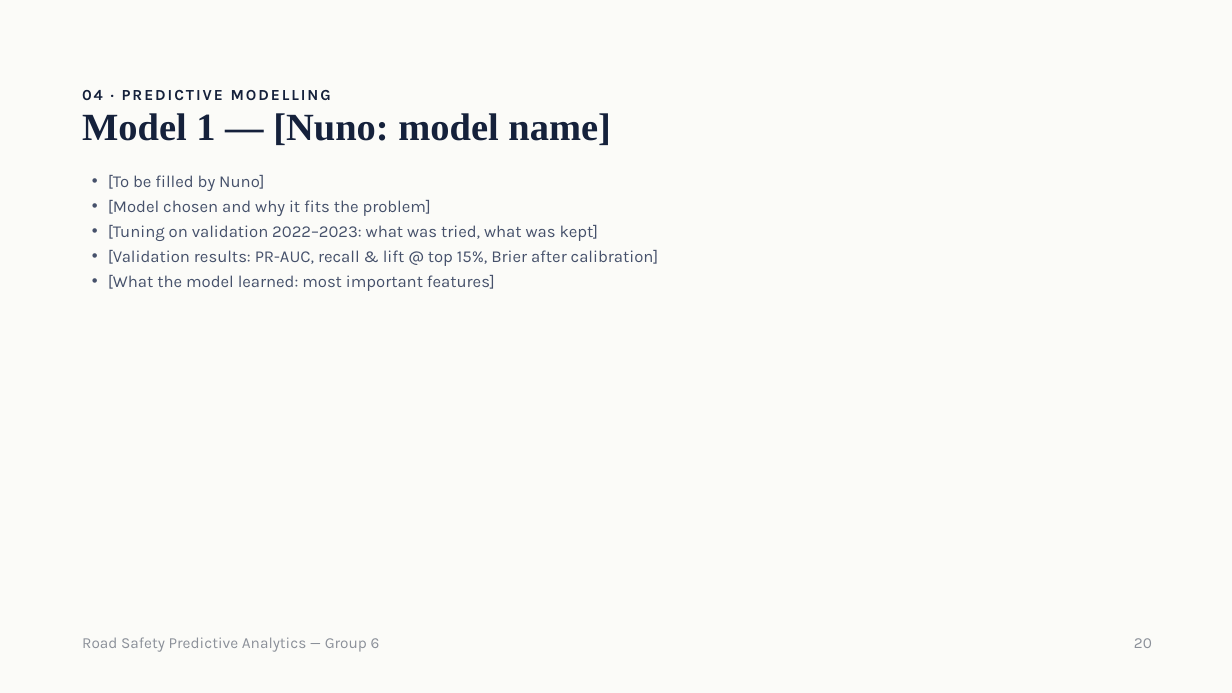
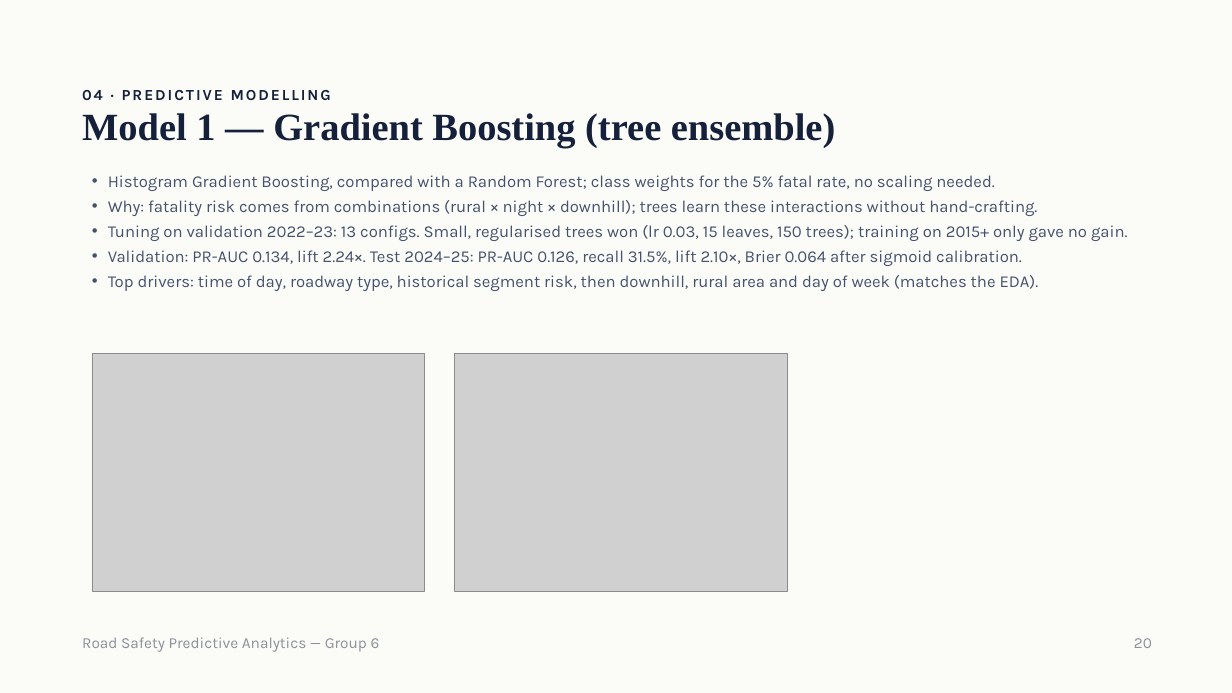
Before and after one commit to samuelbarrezueta/predictive-analytics-forecasting, a slide deck: slide 20 of reports/presentation/Road Safety Predictive Analytics — Group 6.pptx. Drawn at 1232x693 pixels with LibreOffice and Linux fonts; fonts in the diff are those of the drawing; grey boxes stand for pictures. Boxes give left, top, right and bottom in pixels: in the first picture for what was removed or moved away, otherwise in the second. Text is boxed around its words. In the diff, an @@ line names an element or a change of style, - is before the commit and + after.

```diff
--- a/reports/presentation/Road Safety Predictive Analytics — Group 6.pptx
+++ b/reports/presentation/Road Safety Predictive Analytics — Group 6.pptx
@@ title at [82,113,835,148]: text changed @@
-Model 1 — [Nuno: model name]
+Model 1 — Gradient Boosting (tree ensemble)
@@ text at [108,175,1128,291]: text changed @@
-• [To be filled by Nuno]
-• [Model chosen and why it fits the problem]
-• [Tuning on validation 2022–2023: what was tried, what was kept]
-• [Validation results: PR-AUC, recall & lift @ top 15%, Brier after calibration]
-• [What the model learned: most important features]
+• Histogram Gradient Boosting, compared with a Random Forest; class weights for the 5% fatal rate, no scaling needed.
+• Why: fatality risk comes from combinations (rural × night × downhill); trees learn these interactions without hand-crafting.
+• Tuning on validation 2022–23: 13 configs. Small, regularised trees won (lr 0.03, 15 leaves, 150 trees); training on 2015+ only gave no gain.
+• Validation: PR-AUC 0.134, lift 2.24×. Test 2024–25: PR-AUC 0.126, recall 31.5%, lift 2.10×, Brier 0.064 after sigmoid calibration.
+• Top drivers: time of day, roadway type, historical segment risk, then downhill, rural area and day of week (matches the EDA).
@@ picture added at [92,354,425,592] @@
@@ picture added at [455,354,787,592] @@
```
Also in this commit, not shown: 4 other slides changed.
